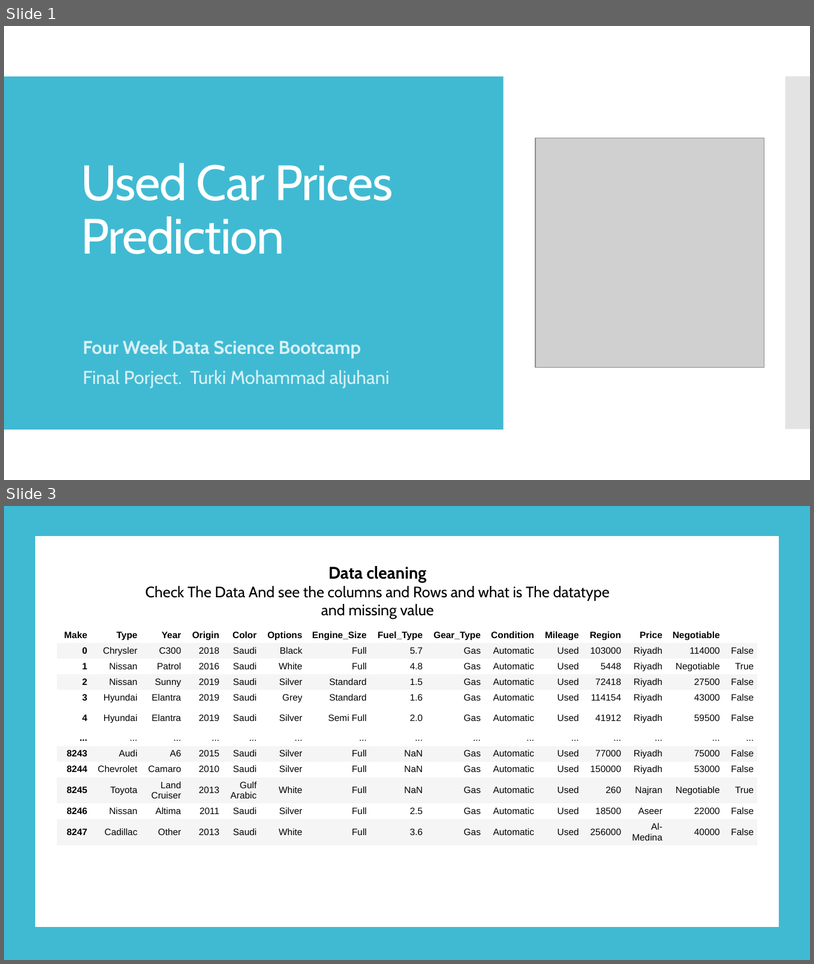
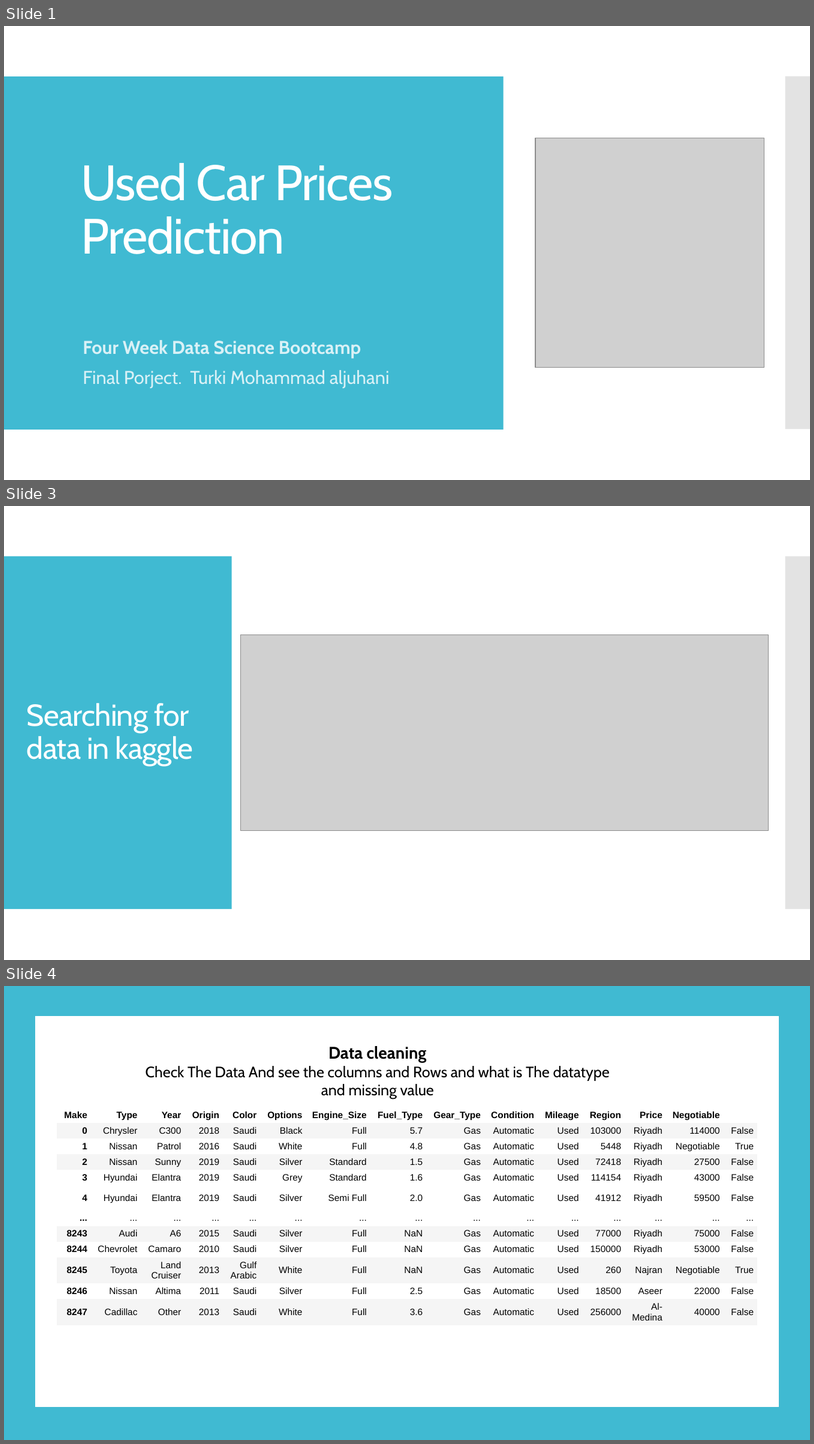
Before and after one commit to TurkiMaljuhani/Tuwaiq, a slide deck: Used Car in Saudi Arabia/Presentation .pptx. Shown one above the other, each under a label of ours: slides 1 and 3 before the commit, slides 1, 3 and 4 after it; the slides between them are not shown. The pictures are 814x964 and 814x1444 pixels, drawn with LibreOffice and Linux fonts; fonts in the diff are those of the drawing; grey boxes stand for pictures. Boxes give left, top, right and bottom in pixels: in the first picture for what was removed or moved away, otherwise in the second. Text is boxed around its words. In the diff, an @@ line names an element or a change of style, - is before the commit and + after.

```diff
--- a/Used Car in Saudi Arabia/Presentation .pptx
+++ b/Used Car in Saudi Arabia/Presentation .pptx
@@ slide 3 added at (4,506,810,960), background #FFFFFF; not listed: 2 template elements that a slide beside it also shows @@
@@ picture added at (240,634,768,830) @@
@@ title added at (27,703,194,765), 36 pt, text #FFFFFF @@
+Searching for data in kaggle
@@ what was slide 3 is now slide 4 @@
```
Also in this commit, not shown: 2 slides changed.
